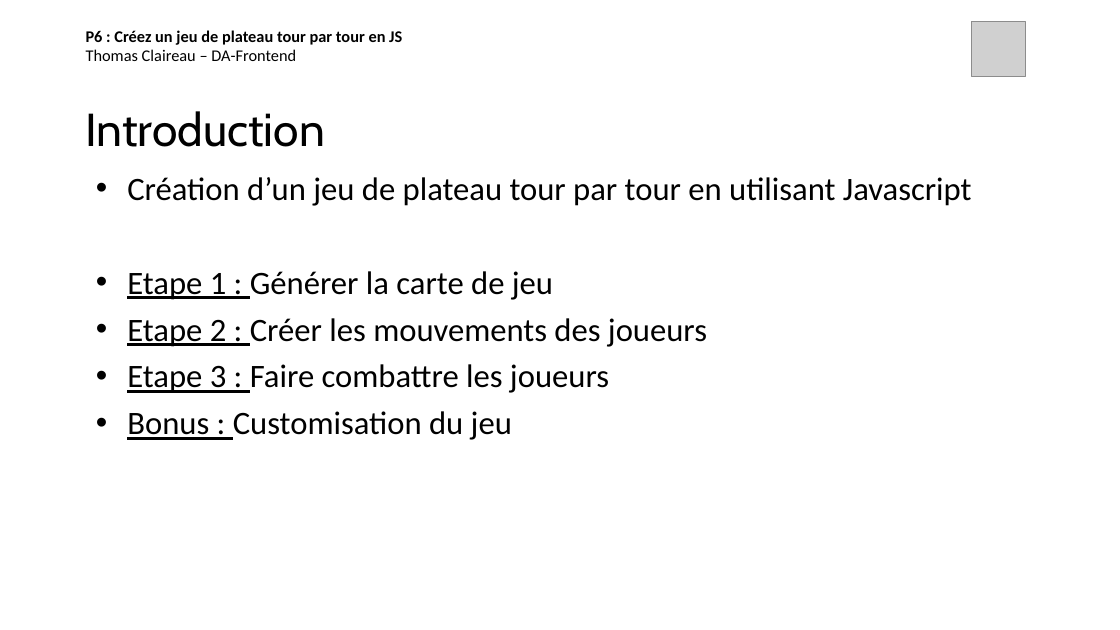
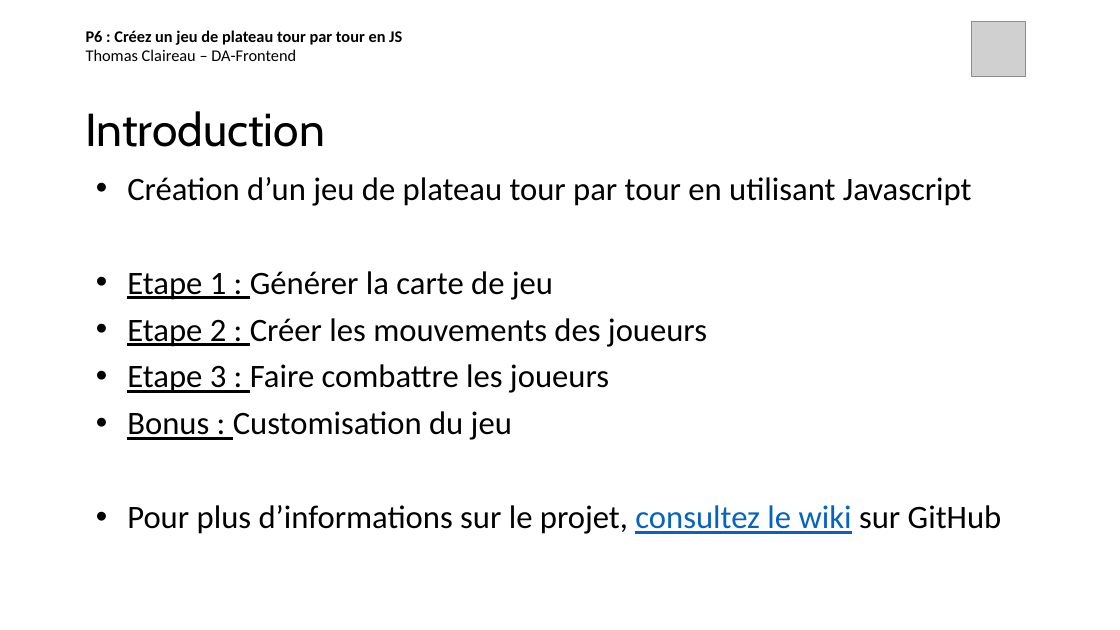
Before and after one commit to thomas-claireau/P6-Openclassrooms, a slide deck: slide 2 of Présentation P6 - OpenClassrooms.pptx. Drawn at 1120x630 pixels with LibreOffice and Linux fonts; fonts in the diff are those of the drawing; grey boxes stand for pictures. Boxes give left, top, right and bottom in pixels: in the first picture for what was removed or moved away, otherwise in the second. Text is boxed around its words. In the diff, an @@ line names an element or a change of style, - is before the commit and + after.

Commit message:
powerpoint -> add link github wiki

```diff
--- a/Présentation P6 - OpenClassrooms.pptx
+++ b/Présentation P6 - OpenClassrooms.pptx
@@ text at box(127, 505, 1002, 534): paragraph added @@
+• Pour plus d’informations sur le projet, consultez le wiki sur GitHub
```
